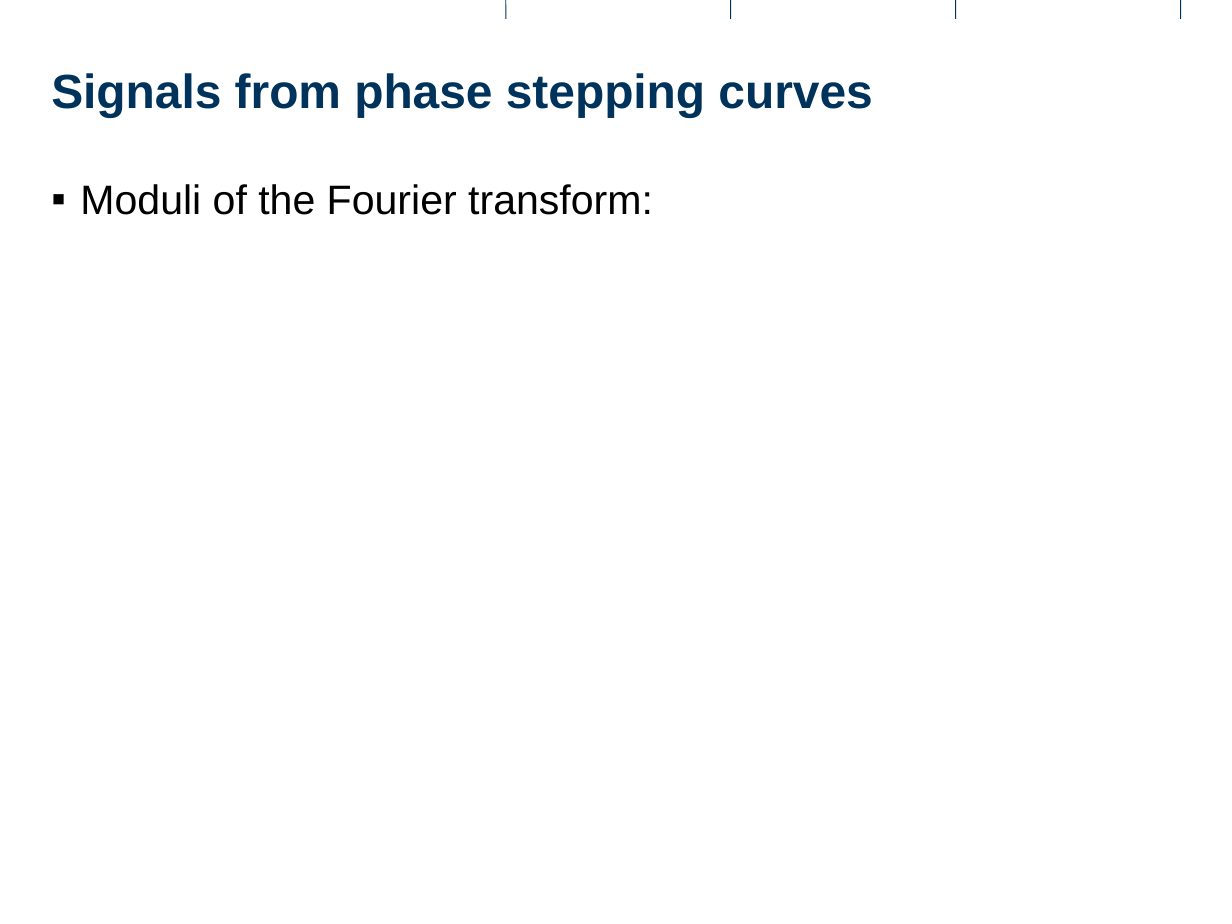
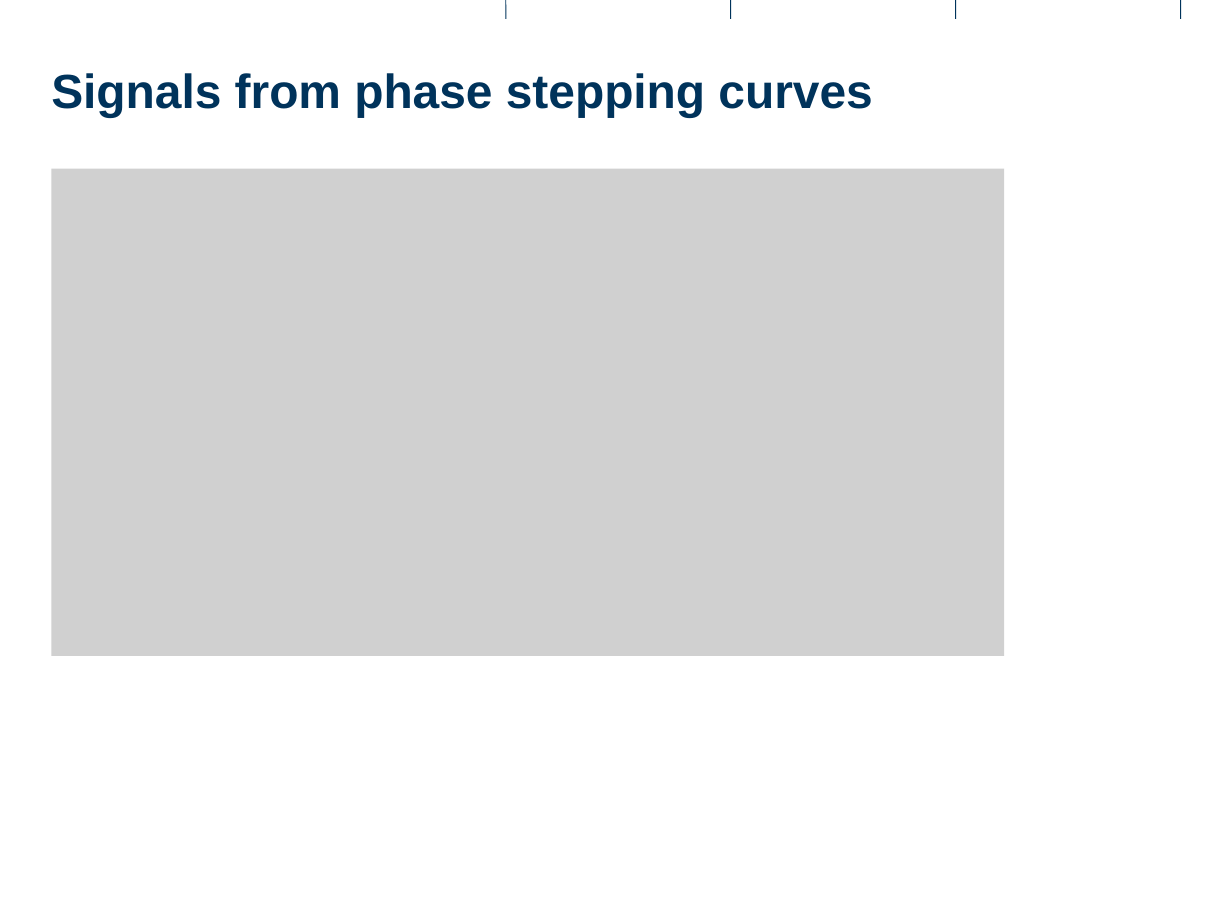
Before and after one commit to enucatl-presentations/2015.09.09.washington, a slide deck: slide 3 of TOMCAT_Team_Corporate.pptx. Drawn at 1232x924 pixels with LibreOffice and Linux fonts; fonts in the diff are those of the drawing; grey boxes stand for pictures; background and template pictures are left out. Boxes give left, top, right and bottom in pixels: in the first picture for what was removed or moved away, otherwise in the second. Text is boxed around its words. In the diff, an @@ line names an element or a change of style, - is before the commit and + after.

```diff
--- a/TOMCAT_Team_Corporate.pptx
+++ b/TOMCAT_Team_Corporate.pptx
@@ picture added at box(52, 169, 1004, 657) @@
@@ text removed at box(80, 184, 653, 215) @@
-▪ Moduli of the Fourier transform:
```
Also in this commit, not shown: 1 other slide changed, 9 slides added, 1 other file.
